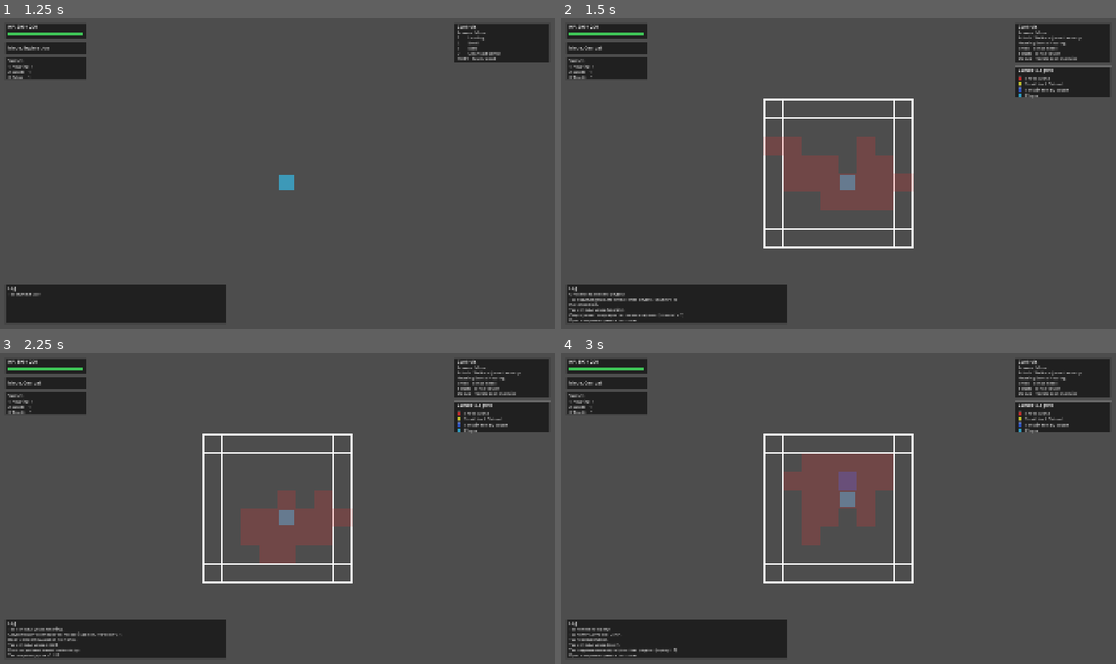
Above: before the commit, frames 1-4 (two rows, left to right).
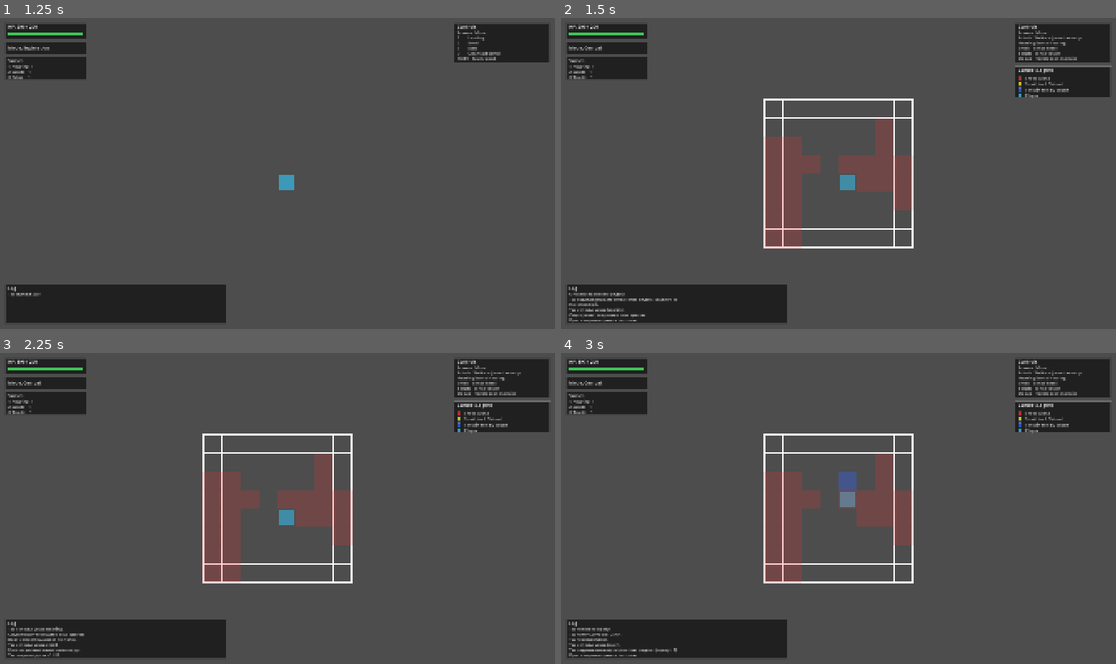
Above: after the commit, the same moments.

Repository: Anuar2004/Blind-Hunt
Game: Godot game, scene res://Main.tscn
The game is run twice, just before and just after one commit, with the same random seed, the same clock (stepped at 60 frames per second) and the same inputs.
Inputs:
- Up to frame 1 (1.25 s): tap Enter at 0.5 s; hold Right (ui_right) from 0.53 s (still down); hold Space (attack) from 0.53 s (still down)
- Up to frame 2 (1.5 s): release Right (ui_right) at 1.28 s; release Space (attack) at 1.28 s; hold Down (ui_down) from 1.28 s (still down); tap 1 (sense_hearing) at 1.35 s
- Up to frame 3 (2.25 s): tap Enter at 2 s; release Down (ui_down) at 2.03 s; hold Right (ui_right) from 2.03 s (still down); hold 2 (sense_smell) from 2.03 s (still down)
- Up to frame 4 (3 s): tap Space (attack) at 2.75 s; release Right (ui_right) at 2.78 s; release 2 (sense_smell) at 2.78 s; hold Up (ui_up) from 2.78 s (still down); tap 3 (sense_touch) at 2.85 s

Frame 1 is identical in both runs. In frame 2, 4.5% of the frame differs, in the area x 7-64%, y 32-97%; in frame 3, 5.7%, in the area x 6-64%, y 32-92%; in frame 4, 5.6%.

Commit message:
Fixed old Combat

Diff:
--- a/combat_layer.gd
+++ b/combat_layer.gd
@@ -90,17 +90,14 @@
 	if blobs.is_empty():
 		return
 
-	# Единая красная зона угрозы (без "подсказки" количеством врагов)
-	var union_set := {}
 	for blob in blobs:
 		for p in blob:
-			if typeof(p) == TYPE_VECTOR2I:
-				union_set[p] = true
+			if typeof(p) != TYPE_VECTOR2I:
+				continue
 
-	var color := Color(1.0, 0.2, 0.2, 0.20)
-	for p in union_set.keys():
-		var r := Rect2(Vector2(p.x * cell_size, p.y * cell_size), Vector2(cell_size, cell_size))
-		draw_rect(r, color, true)
+			var r := Rect2(Vector2(p.x * cell_size, p.y * cell_size), Vector2(cell_size, cell_size))
+			draw_rect(r, Color(1.0, 0.2, 0.2, 0.20), true)
+			draw_rect(r.grow(-6), Color(1.0, 0.2, 0.2, 0.10), false, 1.0)
 
 func _draw_real_enemies() -> void:
 	for i in range(combat_manager.enemy_positions.size()):
--- a/combat_manager.gd
+++ b/combat_manager.gd
@@ -40,6 +40,7 @@
 # Fog-of-war: отдельные кляксы по врагам
 # ------------------------------------------------------------
 var enemy_candidates_by_enemy: Array[Array] = [] # Array[Array[Vector2i]]
+var hidden_hearing_blobs_by_enemy: Array[Array] = [] # реальные скрытые зоны по врагам
 var last_combat_sense_type: String = ""
 var debug_show_real_enemies := false
 
@@ -129,15 +130,27 @@
 		_:
 			enemy_hp = 2 + danger
 
-	# 3) Инициализируем кляксы врагов
-	_reset_all_enemy_candidates_with_rng(rng)
-
-	# 4) В начале боя автоматически "ощутим" ландшафт touch-ом
+	enemy_candidates_by_enemy.clear()
+	hidden_hearing_blobs_by_enemy.clear()
+
+	for enemy_pos in enemy_positions:
+		enemy_candidates_by_enemy.append([])
+
+		var hidden_blob := _make_hidden_hearing_blob(enemy_pos, rng)
+		hidden_hearing_blobs_by_enemy.append(hidden_blob)
+
+	# 4) В начале боя автоматически "ощутим" только ближайший ландшафт
 	var touch_level := int(Session.skills.get("touch", Session.skills.get("echo", 1)))
 	_reveal_terrain_by_touch(touch_level)
 
 	Session.add_log("Начался бой.")
 	emit_signal("changed")
+
+func _make_hidden_hearing_blob(enemy_pos: Vector2i, rng: RandomNumberGenerator) -> Array[Vector2i]:
+	var target_size := rng.randi_range(10, 13)
+	var blob: Array[Vector2i] = _sample_uncertainty_area(enemy_pos, target_size, rng)
+	blob = _keep_only_connected_from_center(enemy_pos, blob)
+	return blob
 
 func end_combat(victory: bool) -> void:
 	active = false
@@ -277,90 +290,47 @@
 func _apply_sense_to_all_enemies(sense_type: String, level: int) -> void:
 	last_combat_sense_type = sense_type
 
+	if sense_type != "hearing":
+		match sense_type:
+			"smell":
+				Session.add_log("Нюх помогает найти след.")
+			"touch":
+				Session.add_log("Осязание уточняет пространство рядом.")
+			_:
+				Session.add_log("Чувство ничего не сообщило о зонах врагов.")
+		return
+
+	var rng := RandomNumberGenerator.new()
+	rng.randomize()
+
 	for i in range(enemy_positions.size()):
 		if i >= enemy_candidates_by_enemy.size():
 			continue
-
-		var sense_candidates_for_enemy: Array[Vector2i] = _get_candidates_for_sense_from_enemy(
-			sense_type, level, enemy_positions[i]
-		)
-
-		var old_blob: Array = enemy_candidates_by_enemy[i]
-		var filtered: Array[Vector2i] = []
-		for p in old_blob:
-			if sense_candidates_for_enemy.has(p):
-				filtered.append(p)
-
-		filtered = _keep_only_connected_from_center(enemy_positions[i], filtered)
-		if not filtered.has(enemy_positions[i]):
-			filtered.append(enemy_positions[i])
-
-		enemy_candidates_by_enemy[i] = filtered
-
-	match sense_type:
-		"hearing":
-			Session.add_log("Слух сужает зону врагов по всей арене. (точность " + str(level) + ")")
-		"smell":
-			Session.add_log("Нюх помогает найти след.")
-		"touch":
-			Session.add_log("Осязание уточняет пространство рядом.")
-		_:
-			Session.add_log("Чувство уточняет позицию. (точность " + str(level) + ")")
-
-func _get_candidates_for_sense_from_enemy(sense_type: String, level: int, enemy_pos: Vector2i) -> Array[Vector2i]:
-	var delta := enemy_pos - player_grid_pos
-	var real_dir := Vector2i(sign(delta.x), sign(delta.y))
-	if real_dir == Vector2i.ZERO:
-		real_dir = Vector2i(1, 0)
-
-	match sense_type:
-		"hearing":
-			var spread := 4
-			match level:
-				1: spread = 5
-				2: spread = 3
-				3: spread = 1
-				_: spread = 1
-
-			var dirs := _get_blurred_dirs(real_dir, spread)
-			return _whole_map_from_dirs(player_grid_pos, dirs)
-
-		"touch":
-			var r := 1
-			match level:
-				1: r = 1
-				2: r = 2
-				3: r = 2
-				_: r = 2
-
-			return _local_area_around_player(r)
-
-		_:
-			var spread_other := 3
-			match level:
-				1: spread_other = 3
-				2: spread_other = 2
-				3: spread_other = 1
-				_: spread_other = 1
-
-			var dirs_other := _get_blurred_dirs(real_dir, spread_other)
-			return _whole_map_from_dirs(player_grid_pos, dirs_other)
-
-func _whole_map_from_dirs(origin: Vector2i, dirs: Array) -> Array[Vector2i]:
-	var out: Array[Vector2i] = []
-
-	for y in range(H):
-		for x in range(W):
-			var p := Vector2i(x, y)
-			if p == origin:
-				continue
-
-			var dd := p - origin
-			var sd := Vector2i(sign(dd.x), sign(dd.y))
-			if dirs.has(sd):
-				out.append(p)
-
-	return out
+		if i >= hidden_hearing_blobs_by_enemy.size():
+			continue
+
+		var enemy_pos: Vector2i = enemy_positions[i]
+		var visible_blob: Array = enemy_candidates_by_enemy[i]
+		var hidden_blob: Array = hidden_hearing_blobs_by_enemy[i]
+
+		# Первый hearing — просто показываем скрытую зону
+		if visible_blob.is_empty():
+			enemy_candidates_by_enemy[i] = hidden_blob.duplicate()
+			continue
+
+		# Следующий hearing — новая зона на 1 клетку меньше, но всё ещё не точная
+		var next_size = max(2, visible_blob.size() - 1)
+		var next_blob := _sample_uncertainty_area(enemy_pos, next_size, rng)
+		next_blob = _keep_only_connected_from_center(enemy_pos, next_blob)
+
+		# не даём схлопнуться в точную клетку слишком рано
+		if next_blob.size() < 2:
+			next_blob = visible_blob
+
+		enemy_candidates_by_enemy[i] = next_blob
+		hidden_hearing_blobs_by_enemy[i] = next_blob.duplicate()
+
+	Session.add_log("Слух сужает текущие зоны врагов.")
 
 func _local_area_around_player(r: int) -> Array[Vector2i]:
 	var out: Array[Vector2i] = []
@@ -374,23 +344,6 @@
 
 	return out
 
-func _cone_from_dirs(origin: Vector2i, dirs: Array, max_range: int) -> Array[Vector2i]:
-	var out: Array[Vector2i] = []
-	for d in dirs:
-		for y in range(H):
-			for x in range(W):
-				var p := Vector2i(x, y)
-				if p == origin:
-					continue
-				if origin.distance_to(p) > float(max_range):
-					continue
-
-				var dd := p - origin
-				var sd := Vector2i(sign(dd.x), sign(dd.y))
-				if sd == d:
-					out.append(p)
-	return out
-
 func _get_blurred_dirs(real_dir: Vector2i, spread: int) -> Array:
 	if spread <= 0:
 		return [real_dir]
@@ -467,7 +420,6 @@
 		return
 
 	var hits := 0
-	var any_moved := false
 
 	for i in range(enemy_positions.size()):
 		var epos := enemy_positions[i]
@@ -488,7 +440,6 @@
 
 		if _in_bounds(np) and (not _is_blocked(np)) and (not enemy_positions.has(np)) and np != player_grid_pos:
 			enemy_positions[i] = np
-			any_moved = true
 
 	if hits > 0:
 		if player and player.has_method("take_damage"):
@@ -508,15 +459,7 @@
 
 	phase = Phase.PLAYER_TURN
 
-	if any_moved:
-		_expand_uncertainty()
-
 	emit_signal("changed")
-
-func _expand_uncertainty() -> void:
-	var rng := RandomNumberGenerator.new()
-	rng.randomize()
-	_reset_all_enemy_candidates_with_rng(rng)
 
 # ------------------------------------------------------------
 # TERRAIN
